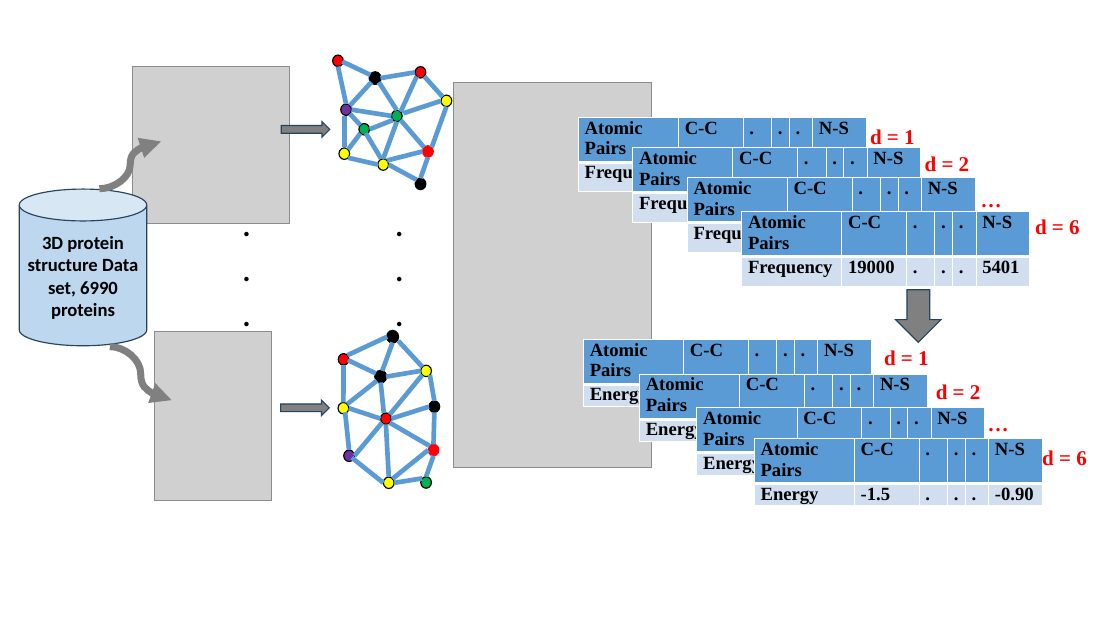
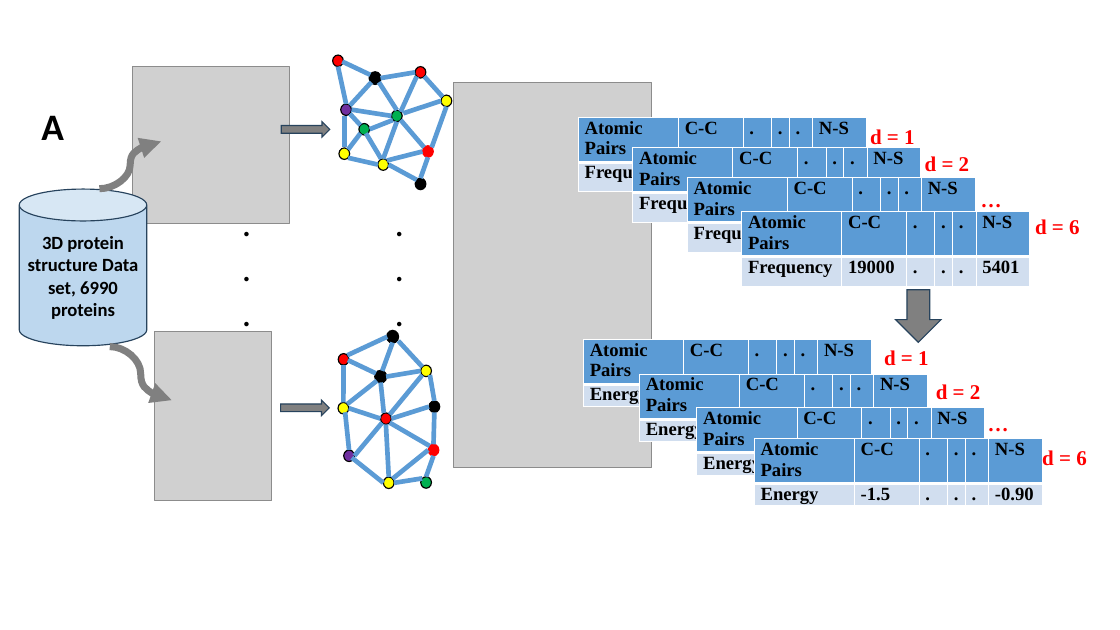
Before and after one commit to mirzaie-mehdi/ProteinEnergyProfileSimilarity, a slide deck: slide 1 of manuscript/Revised/Final_Figure/Fig1.pptx. Drawn at 1120x630 pixels with LibreOffice and Linux fonts; fonts in the diff are those of the drawing; grey boxes stand for pictures. Boxes give left, top, right and bottom in pixels: in the first picture for what was removed or moved away, otherwise in the second. Text is boxed around its words. In the diff, an @@ line names an element or a change of style, - is before the commit and + after.

```diff
--- a/manuscript/Revised/Final_Figure/Fig1.pptx
+++ b/manuscript/Revised/Final_Figure/Fig1.pptx
@@ text added at <box>41,115,64,140</box>, 32 pt, text #000000, bold @@
+A
```
Also in this commit, not shown: 2 other slides changed, 6 other files.
